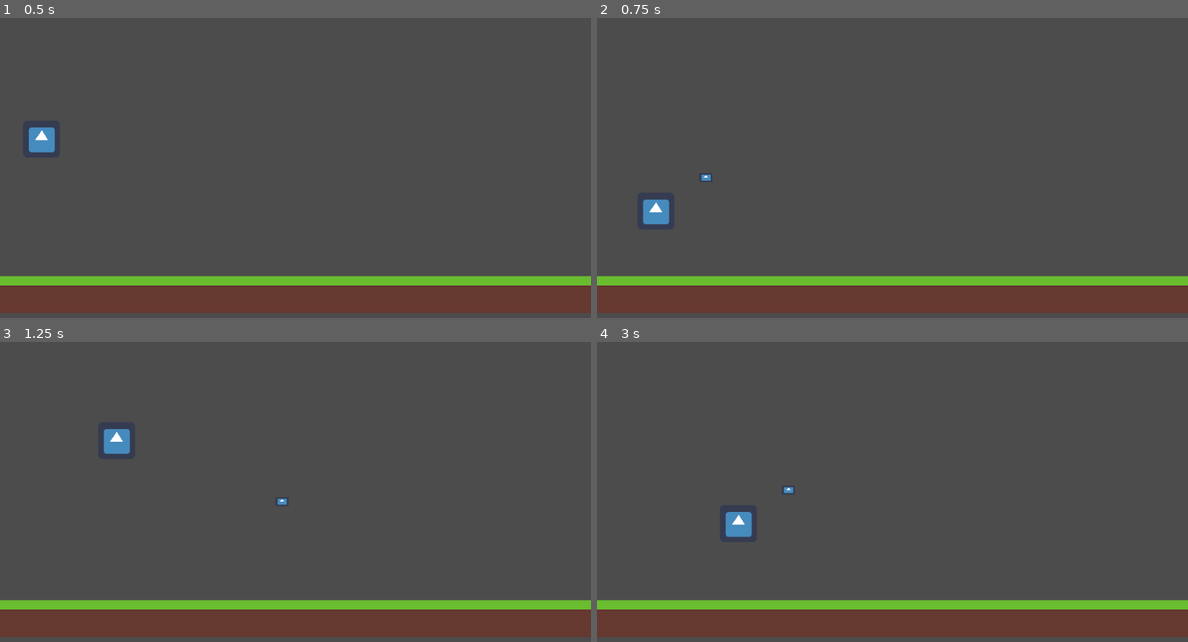
Above: before the commit, frames 1-4 (two rows, left to right).
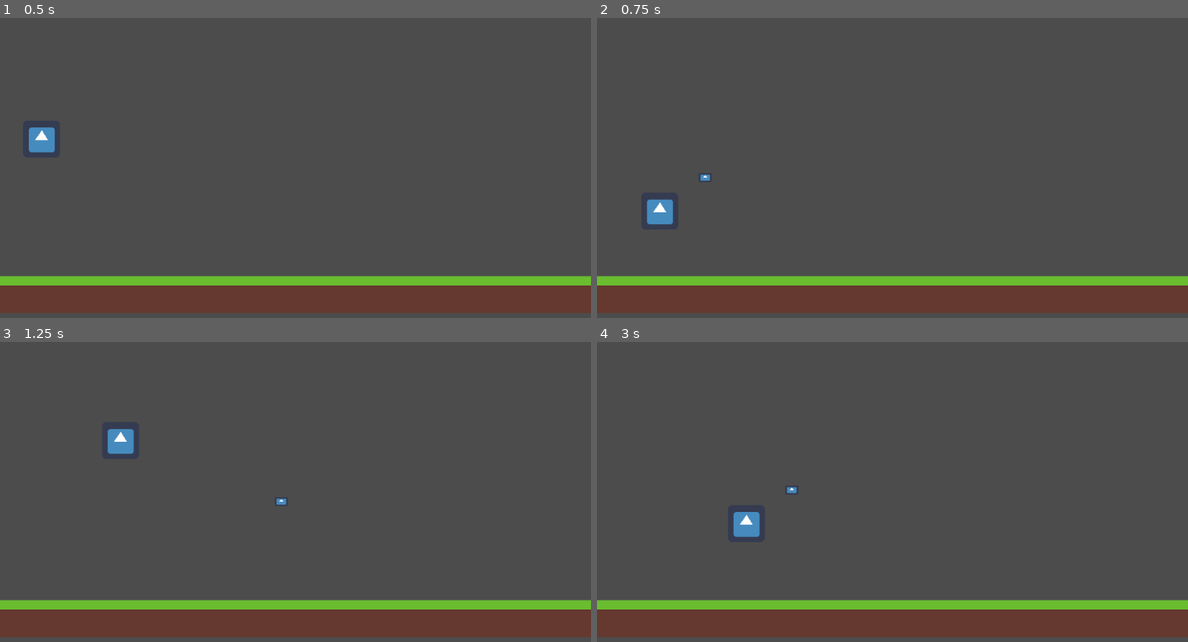
Above: after the commit, the same moments.

Repository: TRushton95/Dashing
Game: Godot game, scene res://World.tscn
Two runs of this game, one before a commit and one after it. Both use one fixed random seed, a clock stepped at 60 frames per second and the inputs below. The engine's default icon, where the game draws it, is replaced by a stand-in: a white triangle on a blue panel in a dark square.
Inputs (mouse positions are in pixels of both pictures, inside the frame that each line leads up to):
- Up to frame 1 (0.5 s): no input
- Up to frame 2 (0.75 s): move the mouse to (1022, 174) at 0.52 s; hold D (move_right) from 0.53 s (still down); click (1022, 174) at 0.6 s
- Up to frame 3 (1.25 s): keep holding D (move_right); tap Space (jump) at 0.77 s
- Up to frame 4 (3 s): move the mouse to (774, 531) at 1.27 s; release D (move_right) at 1.28 s; hold A (move_left) 1.28-2.03 s; click (774, 531) at 1.35 s; tap Space (jump) at 1.52 s; move the mouse to (951, 438) at 2.02 s; hold D (move_right) from 2.03 s (still down); click (951, 438) at 2.1 s; move the mouse to (862, 585) at 2.77 s; click (862, 585) at 2.85 s

Frame 1 is identical in both runs. In frame 2, 0.2% of the frame differs, in the area x 7-20%, y 52-69%; in frame 3, 0.2%; in frame 4, 0.3%, in the area x 21-34%, y 48-66%.

Commit message:
Prevent Laser and Player colliding

Diff:
--- a/Src/Entities/Laser/Laser.tscn
+++ b/Src/Entities/Laser/Laser.tscn
@@ -7,6 +7,7 @@
 extents = Vector2( 12, 8 )
 
 [node name="Laser" type="KinematicBody2D"]
+collision_mask = 0
 script = ExtResource( 2 )
 
 [node name="Sprite" type="Sprite" parent="."]
--- a/Src/Entities/Player/Player.tscn
+++ b/Src/Entities/Player/Player.tscn
@@ -7,6 +7,7 @@
 extents = Vector2( 28, 28 )
 
 [node name="Player" type="KinematicBody2D"]
+collision_mask = 0
 script = ExtResource( 2 )
 
 [node name="Sprite" type="Sprite" parent="."]
--- a/Src/project.godot
+++ b/Src/project.godot
@@ -41,6 +41,11 @@
  ]
 }
 
+[layer_names]
+
+2d_physics/layer_1="player"
+2d_physics/layer_2="walls"
+
 [physics]
 
 common/enable_pause_aware_picking=true
